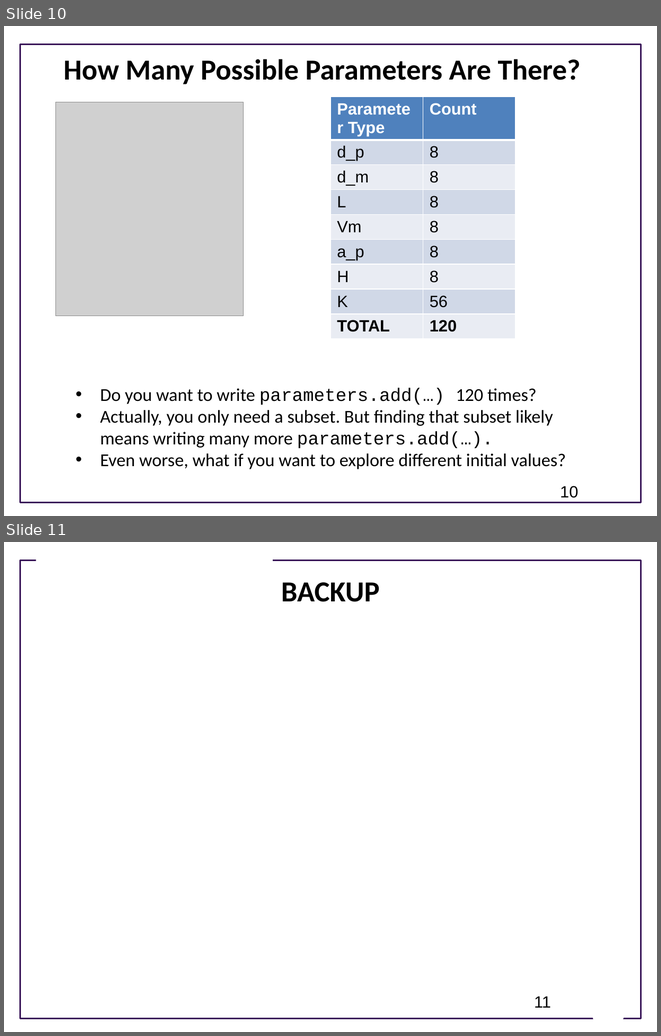
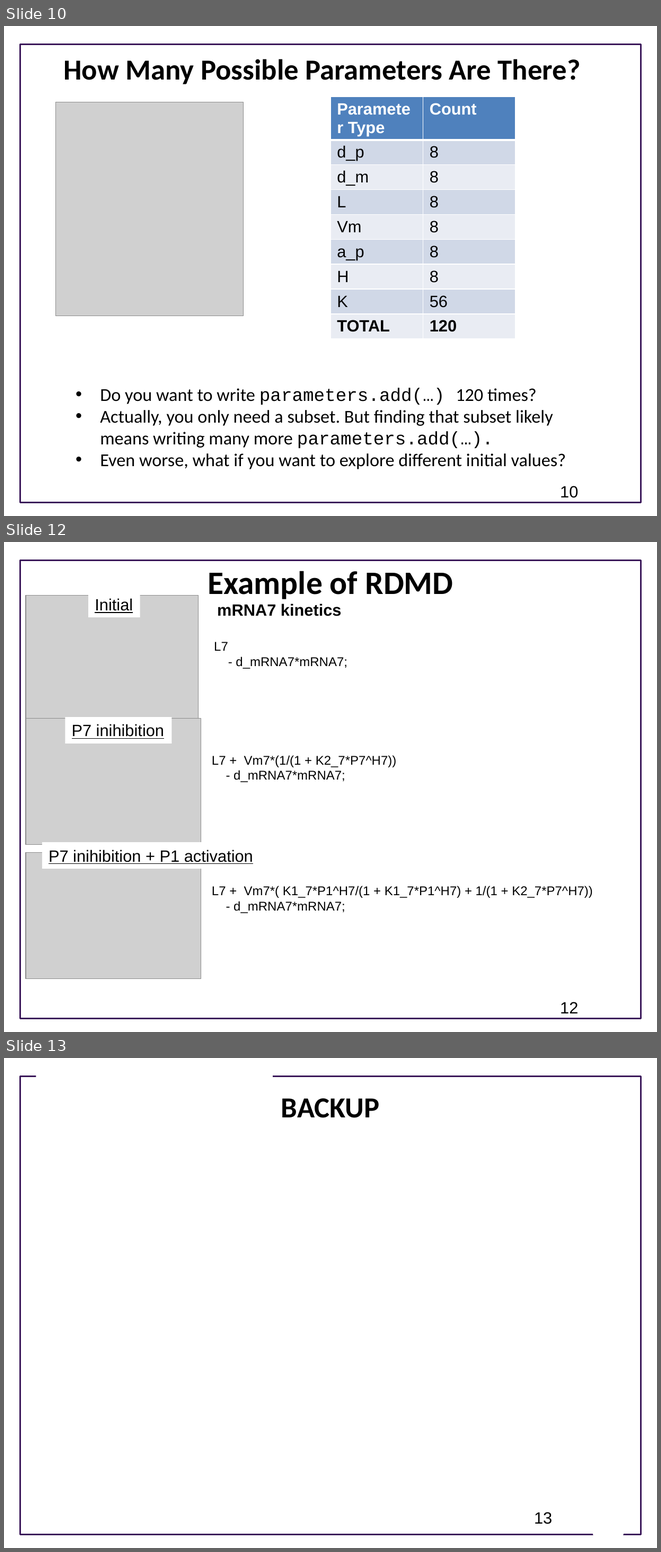
Before and after one commit to ModelEngineering/advancing-biomedical-models, a slide deck: lectures/lecture_16/Lecture_16_Practical_Techniques_for_Discovering_Biomedical_Models.pptx. Shown one above the other, each under a label of ours: slides 10 and 11 before the commit, slides 10, 12 and 13 after it; the slides between them are not shown. The pictures are 661x1036 and 661x1552 pixels, drawn with LibreOffice and Linux fonts; fonts in the diff are those of the drawing; grey boxes stand for pictures; background and template pictures are left out. Boxes give left, top, right and bottom in pixels: in the first picture for what was removed or moved away, otherwise in the second. Text is boxed around its words. In the diff, an @@ line names an element or a change of style, - is before the commit and + after.

```diff
--- a/lectures/lecture_16/Lecture_16_Practical_Techniques_for_Discovering_Biomedical_Models.pptx
+++ b/lectures/lecture_16/Lecture_16_Practical_Techniques_for_Discovering_Biomedical_Models.pptx
@@ slide 12 added at bbox=[4, 542, 657, 1032], background #FFFFFF; not listed: 1 template element that a slide beside it also shows @@
@@ title added at bbox=[208, 571, 453, 599], 36 pt, text #000000, bold @@
+Example of RDMD
@@ picture added at bbox=[26, 595, 198, 721] @@
@@ rectangle added at bbox=[88, 591, 140, 617], fill #FFFFFF, 18 pt, text #000000, underline @@
+Initial
@@ text added at bbox=[217, 603, 342, 616], 18 pt, text #000000, bold @@
+mRNA7 kinetics
@@ text added at bbox=[214, 642, 347, 669], 14 pt, text #000000 @@
+L7
+- d_mRNA7*mRNA7;
@@ picture added at bbox=[26, 718, 201, 844] @@
@@ rectangle added at bbox=[65, 717, 172, 743], fill #FFFFFF, 18 pt, text #000000, underline @@
+P7 inihibition
@@ text added at bbox=[212, 755, 397, 782], 14 pt, text #000000 @@
+L7 + Vm7*(1/(1 + K2_7*P7^H7))
+- d_mRNA7*mRNA7;
@@ rectangle added at bbox=[42, 843, 263, 868], fill #FFFFFF, 18 pt, text #000000, underline @@
+P7 inihibition + P1 activation
@@ picture added at bbox=[26, 852, 201, 978] @@
@@ text added at bbox=[212, 885, 593, 913], 14 pt, text #000000 @@
+L7 + Vm7*( K1_7*P1^H7/(1 + K1_7*P1^H7) + 1/(1 + K2_7*P7^H7))
+- d_mRNA7*mRNA7;
@@ page number added at bbox=[560, 1002, 578, 1013], 18 pt, text #000000 @@
+12
@@ what was slide 11 is now slide 13 @@
@@ page number at bbox=[534, 1512, 552, 1524]: text changed @@
-11
+13
```
Also in this commit, not shown: 1 slide changed, 1 other slide added, 1 other file.
